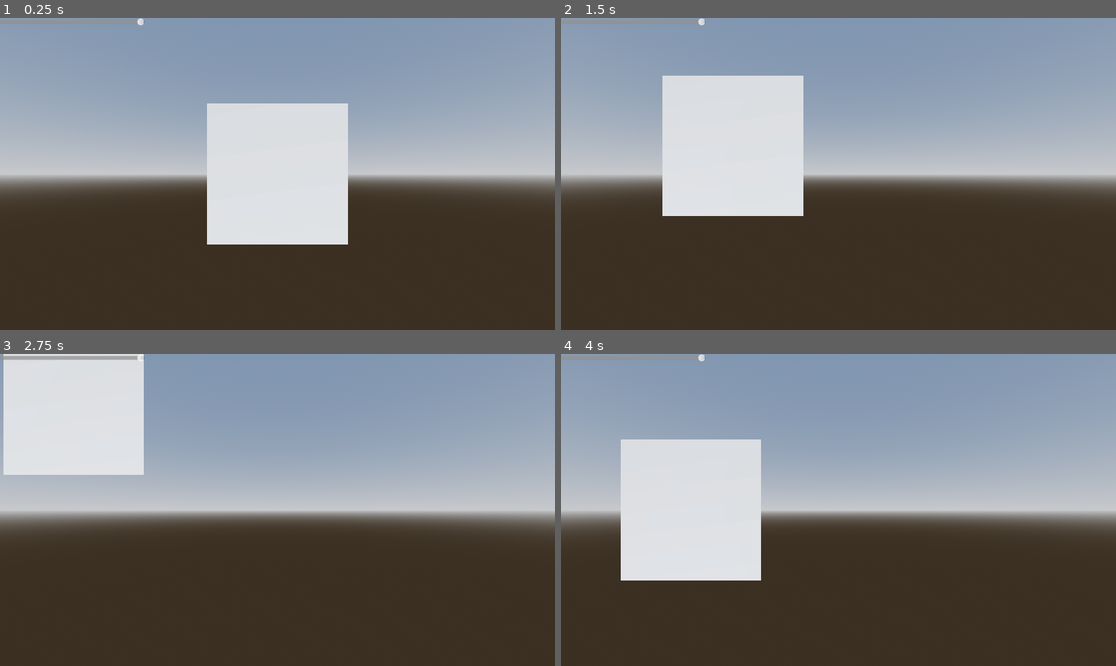
Above: before the commit, frames 1-4 (two rows, left to right).
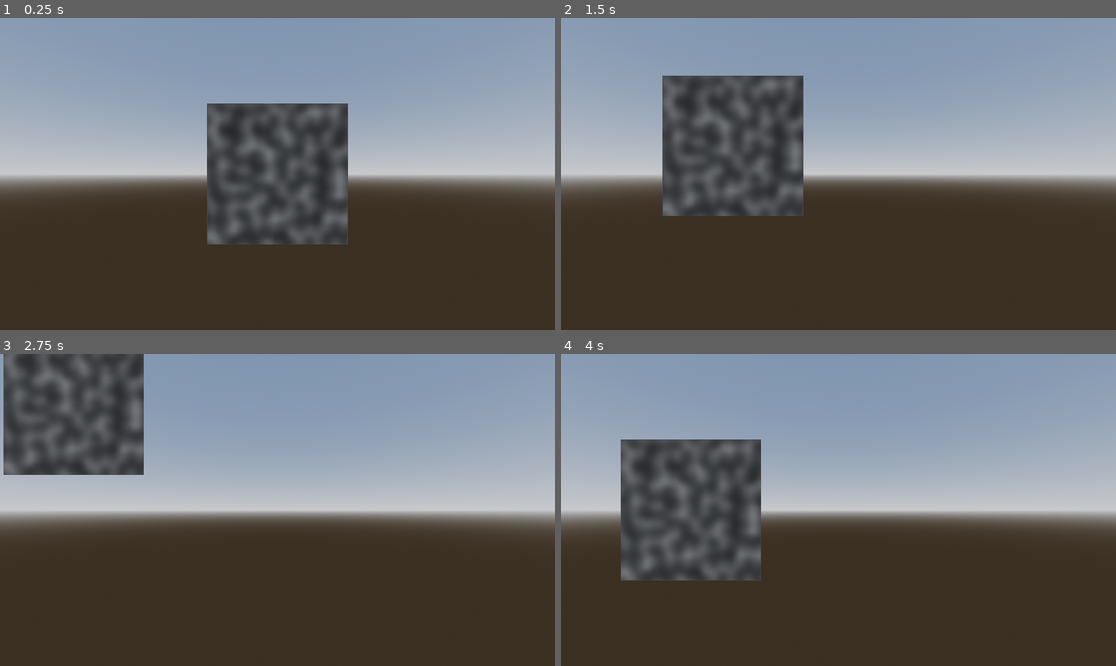
Above: after the commit, the same moments.

Repository: Maiqtheterrorist/godot-landmass-generator
Game: Godot game, scene res://LandmassGeneration/scenes/world.tscn
Two runs of this game, one before a commit and one after it. Both use one fixed random seed, a clock stepped at 60 frames per second and the inputs below.
Inputs:
- Up to frame 1 (0.25 s): no input
- Up to frame 2 (1.5 s): tap Enter at 0.5 s; hold Right (ui_right) 0.53-1.28 s; hold Down (ui_down) from 1.28 s (still down)
- Up to frame 3 (2.75 s): release Down (ui_down) at 2.03 s; hold Right (ui_right) from 2.03 s (still down)
- Up to frame 4 (4 s): release Right (ui_right) at 2.78 s; hold Up (ui_up) 2.78-3.53 s; hold Left (ui_left) from 3.53 s (still down)

The runs differ from the first frame. In frame 1, 12% of the frame differs, in the area x 0-63%, y 0-73%; in frame 2, 12%; in frame 3, 9.8%; in frame 4, 12%.

Commit message:
Add files via upload

Diff:
--- a/LandmassGeneration/scenes/world.tscn
+++ b/LandmassGeneration/scenes/world.tscn
@@ -59,13 +59,3 @@
 layout_mode = 0
 offset_right = 40.0
 offset_bottom = 40.0
-
-[node name="HSlider" type="HSlider" parent="gui/CanvasLayer/Control/GridContainer"]
-custom_minimum_size = Vector2(300, 0)
-layout_mode = 2
-min_value = 0.02
-max_value = 1.0
-step = 0.01
-value = 1.0
-
-[connection signal="value_changed" from="gui/CanvasLayer/Control/GridContainer/HSlider" to="meshes/noisePreview" method="_on_h_slider_value_changed"]
--- a/LandmassGeneration/scripts/generationScripts/landmasGenerationScript.gd
+++ b/LandmassGeneration/scripts/generationScripts/landmasGenerationScript.gd
@@ -1,12 +1,12 @@
 extends Node
+
 class_name landmassGenerator
+
 static var fastNoiseLite : FastNoiseLite = FastNoiseLite.new()
-static var data : PackedByteArray
-@export var noiseWidth : int = 10
-@export var noiseHeight : int = 10
-@export var noiseScale : float = 1.0
-static var amplitude = 1.0
-static var frequency = 1.0
+
+static var octavesDictionary : Dictionary = {
+
+}
 
 func _ready() -> void:
 	_fastNoiseLite_initializer()
@@ -15,12 +15,27 @@
 	fastNoiseLite.noise_type = FastNoiseLite.TYPE_PERLIN
 	fastNoiseLite.fractal_type = FastNoiseLite.FRACTAL_NONE
 
-static func _generate_noise_map(width, height, scale) -> ImageTexture:
+static func _generate_noise_map(width : int, height : int, scale : float, octaves : int, persistance : float, lacunarity : float) -> ImageTexture:
 	var noiseImage : Image = Image.create(width,height,false,Image.FORMAT_RGBA8)
-	for y in height:
-		for x in width:
-			var sampleY = y/scale * frequency
-			var sampleX = x/scale * frequency
-			noiseImage.set_pixel(x,y, Color.from_hsv(0.0, 0.0, (fastNoiseLite.get_noise_2d(sampleX,sampleY)+1)/2)*amplitude)
+	var usableFrequency = lacunarity
+	var usableAmplitude = persistance
+
+	for i in octaves:
+		usableFrequency = pow(lacunarity, i)
+		usableAmplitude = pow(persistance, i)
+		prints(i,usableAmplitude,usableFrequency)
+
+		var octave = []
+
+		for y in height:
+			for x in width:
+				var sampleY = y/scale * usableFrequency
+				var sampleX = x/scale * usableFrequency
+
+				var data = [Vector3(    sampleX, sampleY, ((fastNoiseLite.get_noise_2d(sampleX,sampleY)+1)/2)*usableAmplitude    )]
+				octave.append(data)
+
+				noiseImage.set_pixel(x,y, Color.from_hsv(0.0, 0.0, (fastNoiseLite.get_noise_2d(sampleX,sampleY)+1)/2)*usableAmplitude)
+		octavesDictionary.merge({"Octave " + str(i) : octave})
 	var noiseTextureInstance : ImageTexture = ImageTexture.create_from_image(noiseImage)
 	return noiseTextureInstance
--- a/LandmassGeneration/scripts/utilityScripts/landmass2DNoisePreviewSetup.gd
+++ b/LandmassGeneration/scripts/utilityScripts/landmass2DNoisePreviewSetup.gd
@@ -1,6 +1,19 @@
 extends Node
-var delete = 100
+var total = 0
 
+var generationData : Dictionary = {
+	 "width" : 100,
+	"height" : 100,
+	"scale" : 0.5,
+	"octaves" : 3,
+	"persistance" : 0.5,
+	"lacunarity" : 2.0,
+	#"frequency" : 1.0,
+	#"amplitude" : 0.0
+}
+var finalValues : Dictionary = {
+
+}
 @onready var noise_preview: MeshInstance3D = %noisePreview
 var material : StandardMaterial3D = StandardMaterial3D.new()
 var texture : ImageTexture
@@ -16,8 +29,18 @@
 	self.mesh.surface_set_material(0, material)
 
 func _create_noise_texture_and_assign() -> void:
-	material.albedo_texture = landmassGenerator._generate_noise_map(delete,delete, 27.3)
+	material.albedo_texture = landmassGenerator._generate_noise_map(generationData.get("width"), generationData.get("height"), generationData.get("scale"), generationData.get("octaves"), generationData.get("persistance"), generationData.get("lacunarity"))
 
-
-func _on_h_slider_value_changed(value: float) -> void:
-	material.albedo_texture = landmassGenerator._generate_noise_map(delete, delete, value)
+func _process(delta: float) -> void:
+	if Input.is_action_just_pressed("ui_up"):
+		#print(landmassGenerator.octavesDictionary)
+		var index = 0
+		for key in landmassGenerator.octavesDictionary:
+			#print("in " + str(key))
+			total += landmassGenerator.octavesDictionary.get(key)[0][0].z
+			print(landmassGenerator.octavesDictionary.get(key)[index][0].z)
+			index += 1
+			for value in landmassGenerator.octavesDictionary.get(str(key)):
+				print("at x: " + str(value[0].x) + " at y: " + str(value[0].y) + " value is :" + str(value[0].z))
+	#if Input.is_action_just_pressed("ui_left"):
+		#print(total)
